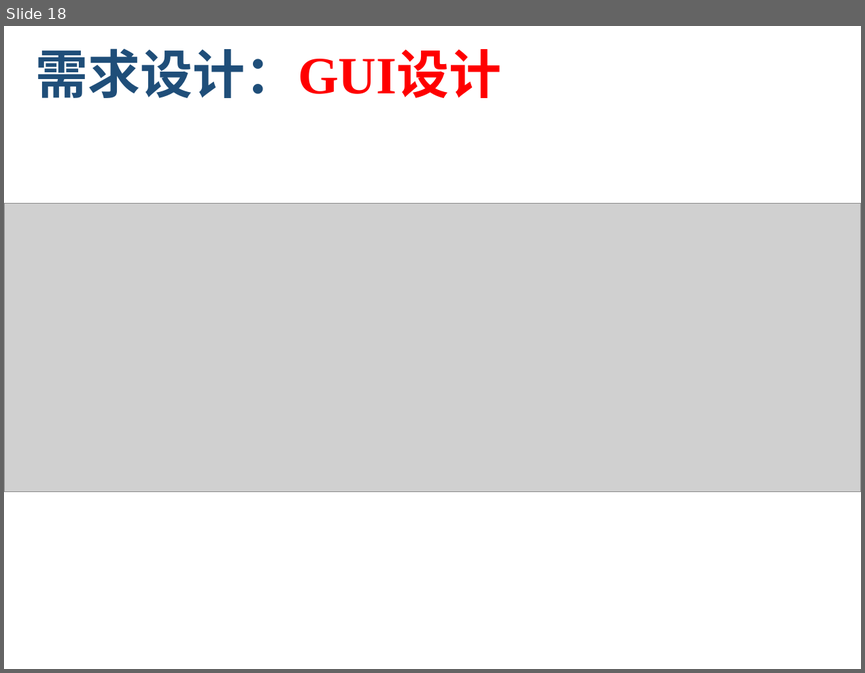
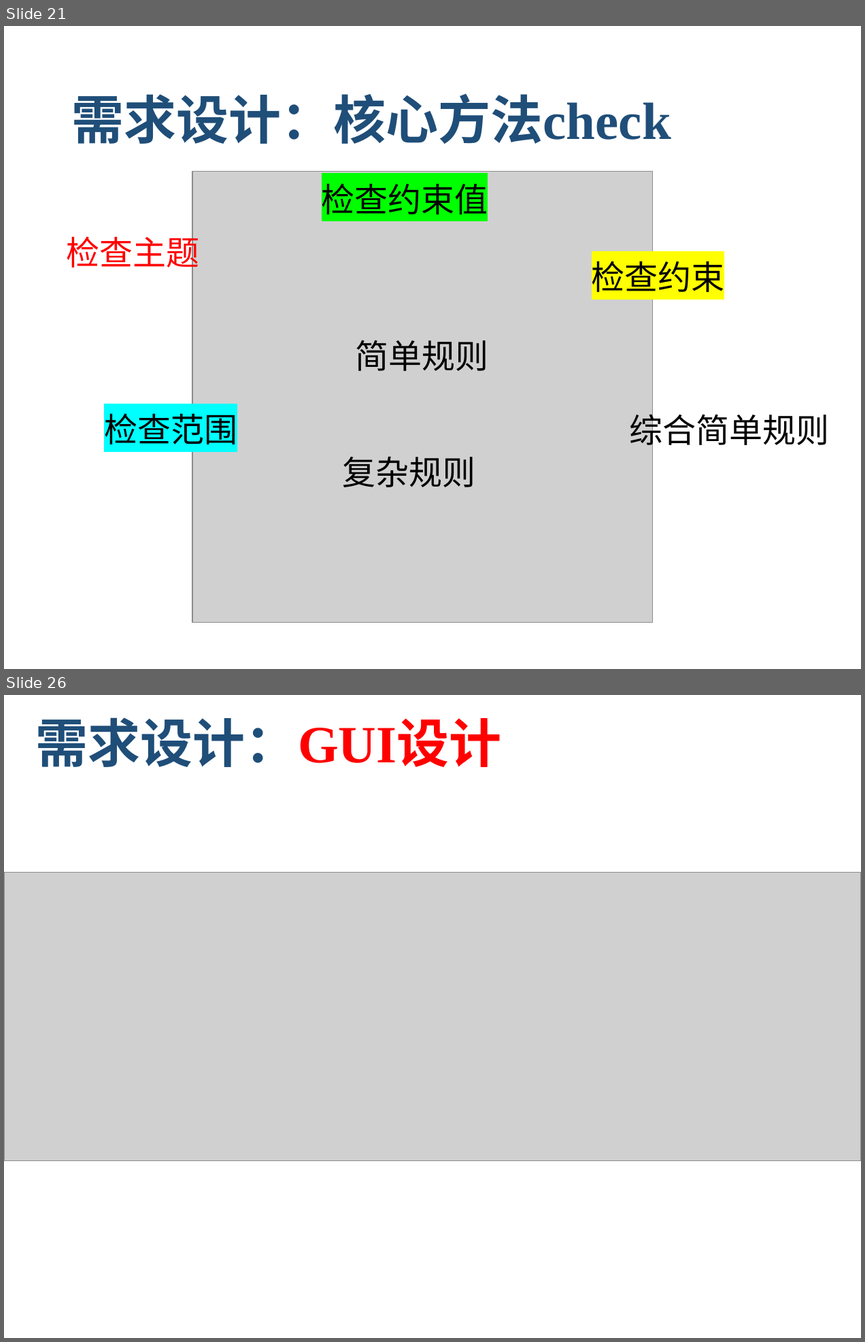
Before and after one commit to zen1995/rucmChecker, a slide deck: finalReport/RUCMChecker_final_report.pptx. Shown one above the other, each under a label of ours: slide 18 before the commit, slides 21 and 26 after it; the slides between them are not shown. The pictures are 865x673 and 865x1342 pixels, drawn with LibreOffice and Linux fonts; fonts in the diff are those of the drawing; grey boxes stand for pictures; background and template pictures are left out. Boxes give left, top, right and bottom in pixels: in the first picture for what was removed or moved away, otherwise in the second. Text is boxed around its words. In the diff, an @@ line names an element or a change of style, - is before the commit and + after.

```diff
--- a/finalReport/RUCMChecker_final_report.pptx
+++ b/finalReport/RUCMChecker_final_report.pptx
@@ slide 21 added at (4, 26, 861, 669), background #FFFFFF @@
@@ title added at (71, 93, 671, 144), 44 pt, text #1F4E79, bold @@
+需求设计：核心方法check
@@ picture added at (192, 172, 653, 622) @@
@@ text added at (322, 178, 488, 220), 28 pt, text #000000 @@
+  检查约束值
@@ text added at (67, 231, 200, 274), 28 pt, text #FF0000 @@
+  检查主题
@@ text added at (592, 256, 725, 298), 28 pt, text #000000 @@
+  检查约束
@@ text added at (355, 339, 488, 371), 28 pt, text #000000 @@
+  简单规则
@@ text added at (104, 413, 237, 444), 28 pt, text #000000 @@
+  检查范围
@@ text added at (630, 409, 830, 451), 28 pt, text #000000 @@
+  综合简单规则
@@ text added at (343, 456, 476, 487), 28 pt, text #000000 @@
+  复杂规则
@@ what was slide 18 is now slide 26 @@
```
Also in this commit, not shown: 2 slides changed, 7 other slides added.
